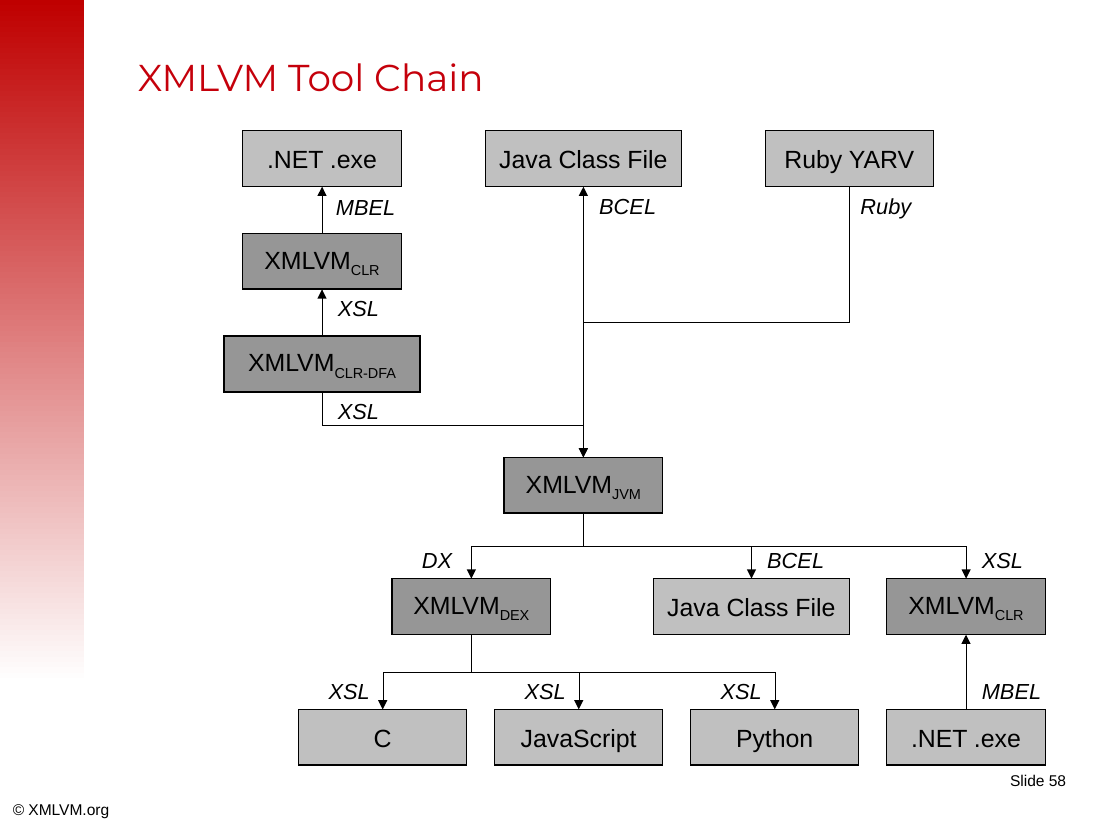
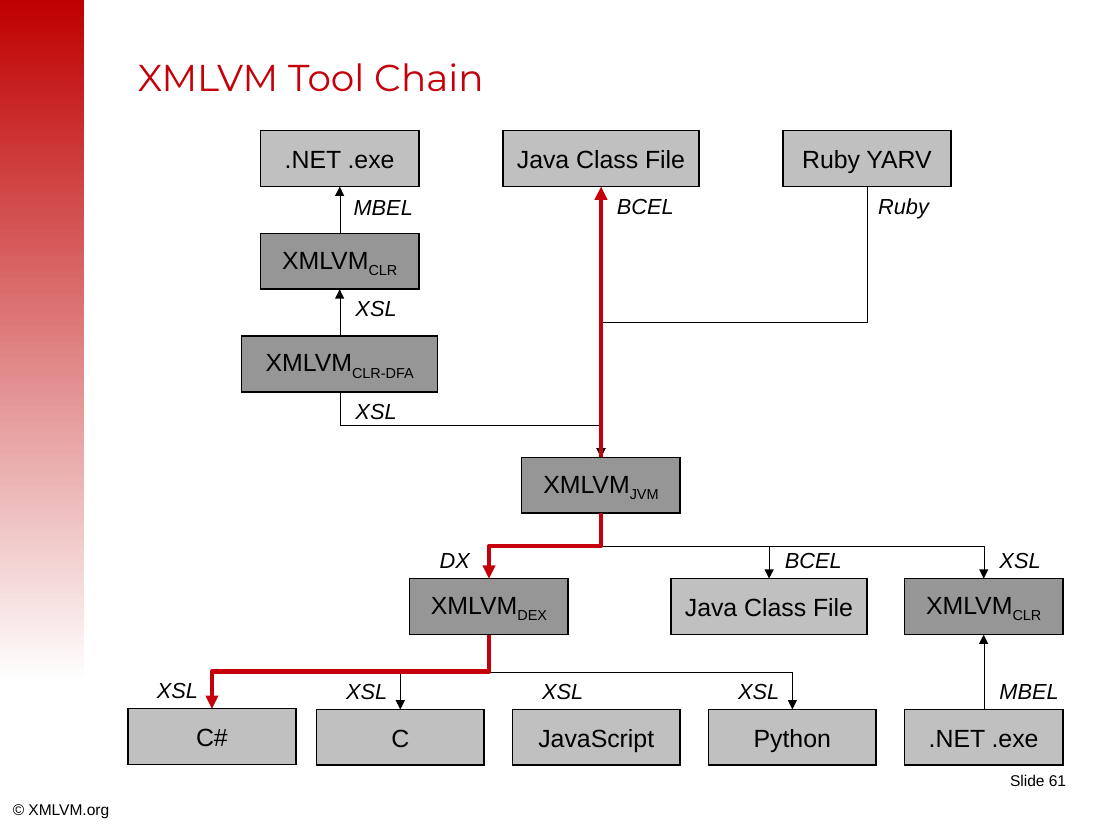
Before and after one commit to tisoft/xmlvm, a slide deck: slide 61 of doc/slides/android2iphone-master.odp (slide 58 before the commit). Drawn at 1120x840 pixels with LibreOffice and Linux fonts; fonts in the diff are those of the drawing; background and template pictures are left out. Boxes give left, top, right and bottom in pixels: in the first picture for what was removed or moved away, otherwise in the second. Text is boxed around its words. In the diff, an @@ line names an element or a change of style, - is before the commit and + after.

```diff
--- a/doc/slides/android2iphone-master.odp
+++ b/doc/slides/android2iphone-master.odp
@@ 9 texts, 6 rectangles: place and size @@
-9 texts, 6 rectangles at box(224, 131, 1041, 699)
+9 texts, 6 rectangles at box(242, 131, 1058, 699)
@@ elbow arrow (601, 457) - (601, 187): stroke #000000 0 pt to #C5000B 2.83 pt @@
@@ 11 elbow arrows, 7 rectangles, 3 texts: place and size @@
-11 elbow arrows, 7 rectangles, 3 texts at box(243, 131, 1046, 765)
+11 elbow arrows, 7 rectangles, 3 texts at box(260, 131, 1063, 765)
@@ elbow arrow (601, 513) - (489, 579): stroke #000000 0 pt to #C5000B 2.83 pt @@
@@ elbow arrow added from (489, 635) to (212, 709), #C5000B 2.83 pt @@
@@ elbow arrow removed from (472, 635) to (579, 709) @@
@@ text added at box(157, 682, 198, 699), 14 pt, text #000000, italic @@
+XSL
@@ rectangle added at box(128, 709, 296, 765), fill #C0C0C0, outline #000000 0.99 pt, 16 pt, text #000000 @@
+C#
@@ page number at box(1010, 774, 1066, 786): text changed @@
-Slide 58
+Slide 61
```
Also in this commit, not shown: 20 other slides changed, 4 slides added, 1 slide removed.
